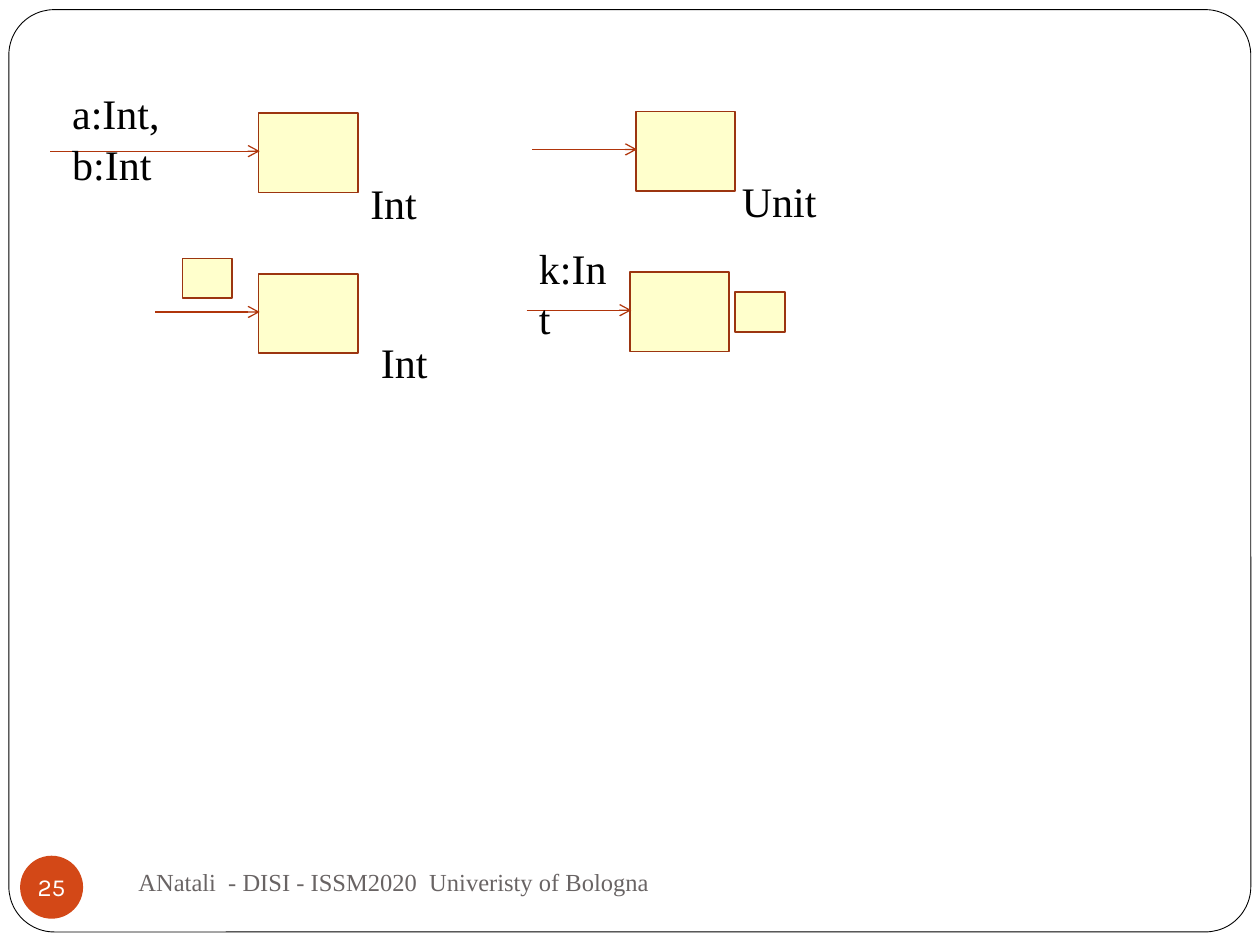
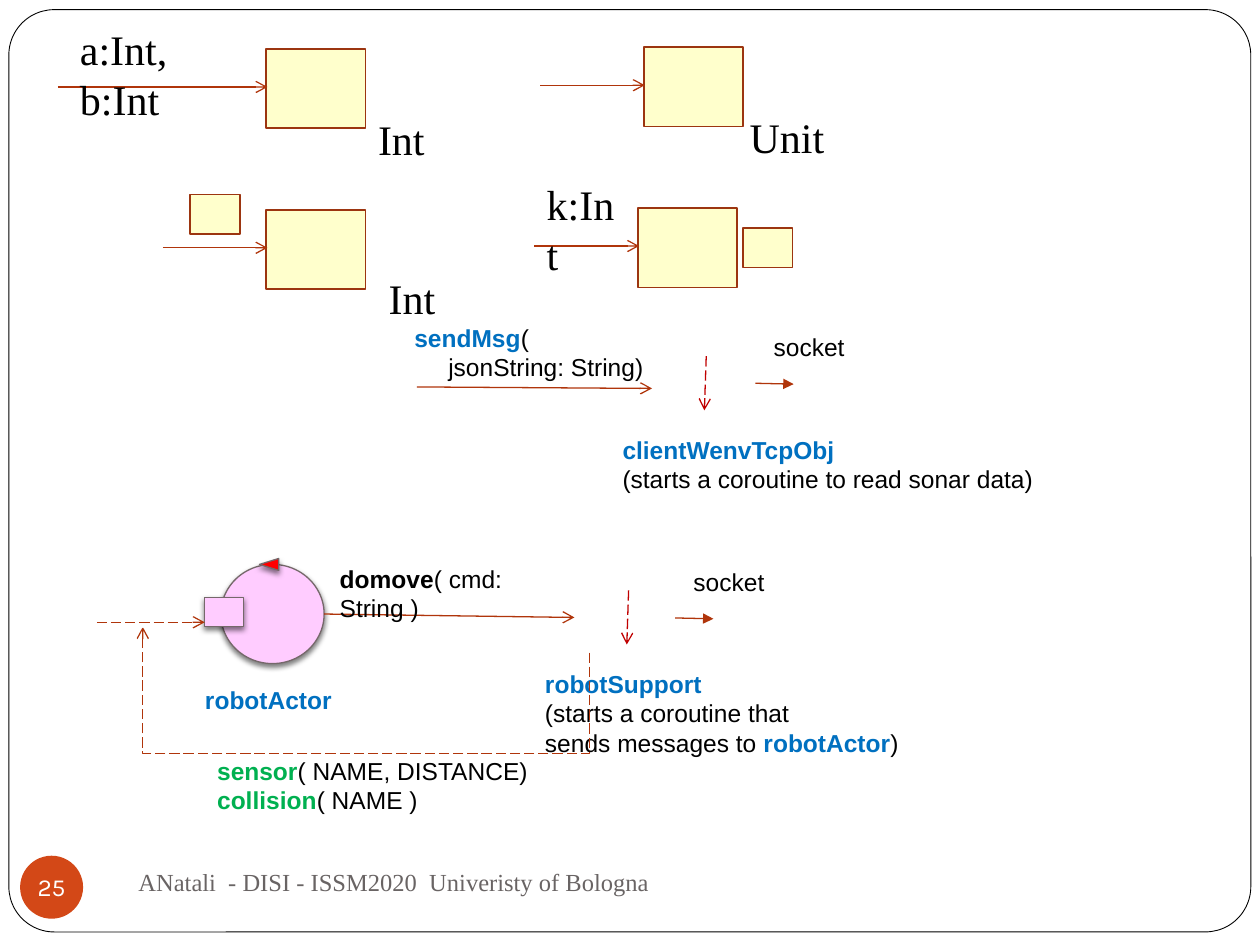
Before and after one commit to anatali/iss2020LabBo, a slide deck: slide 25 of it.unibo.issLabStart/userDocs/ISSM2020.pptx. Drawn at 1260x945 pixels with LibreOffice and Linux fonts; fonts in the diff are those of the drawing; background and template pictures are left out. Boxes give left, top, right and bottom in pixels: in the first picture for what was removed or moved away, otherwise in the second. Text is boxed around its words. In the diff, an @@ line names an element or a change of style, - is before the commit and + after.

Commit message:
robot actor for the virtual robot

```diff
--- a/it.unibo.issLabStart/userDocs/ISSM2020.pptx
+++ b/it.unibo.issLabStart/userDocs/ISSM2020.pptx
@@ 5 rectangles, 3 arrows, 2 texts: place and size @@
-5 rectangles, 3 arrows, 2 texts at box(50, 101, 784, 354)
+5 rectangles, 3 arrows, 2 texts at box(58, 37, 793, 315)
@@ 3 texts, 1 rectangle, 1 arrow: place and size @@
-3 texts, 1 rectangle, 1 arrow at box(183, 189, 817, 379)
+3 texts, 1 rectangle, 1 arrow at box(190, 125, 825, 246)
@@ text added at box(414, 329, 643, 381), 14 pt, text #000000 @@
+sendMsg(
+jsonString: String)
@@ arrow added from (707, 357) to (704, 411), #C00000 0.75 pt dashed @@
@@ text added at box(774, 338, 845, 357), 14 pt, text #000000 @@
+socket
@@ arrow added from (417, 387) to (653, 388), #B1360B 0.75 pt @@
@@ arrow added from (756, 383) to (794, 384), #B1360B 0.75 pt @@
@@ text added at box(623, 441, 1033, 493), 14 pt, text #000000 @@
+clientWenvTcpObj
+(starts a coroutine to read sonar data)
@@ ellipse added at box(220, 564, 324, 664), fill #FFCCFF, outline #75696A 0.75 pt @@
@@ triangle added at box(260, 558, 278, 570), fill #FF0000, outline #75696A 0.75 pt @@
@@ ellipse added at box(127, 595, 158, 626), fill #FFFFFF, outline #FFFFFF 1 pt @@
@@ rectangle added at box(204, 597, 243, 626), fill #FFCCFF, outline #75696A 0.75 pt @@
@@ text added at box(340, 570, 502, 622), 14 pt, text #000000 @@
+domove( cmd: String )
@@ arrow added from (629, 591) to (626, 645), #C00000 0.75 pt dashed @@
@@ text added at box(693, 573, 764, 592), 14 pt, text #000000 @@
+socket
@@ arrow added from (97, 622) to (204, 622), #B1360B 0.75 pt dashed @@
@@ elbow arrow added from (590, 653) to (142, 627), #B1360B 0.75 pt dashed @@
@@ arrow added from (324, 614) to (575, 617), #B1360B 0.75 pt @@
@@ arrow added from (675, 617) to (713, 619), #B1360B 0.75 pt @@
@@ text added at box(545, 673, 898, 757), 14 pt, text #000000 @@
+robotSupport
+(starts a coroutine that
+sends messages to robotActor)
@@ text added at box(205, 691, 332, 710), 14 pt, text #0070C0, bold @@
+robotActor
@@ text added at box(217, 762, 527, 814), 14 pt, text #000000 @@
+sensor( NAME, DISTANCE)
+collision( NAME )
```
Also in this commit, not shown: 11 other files.
